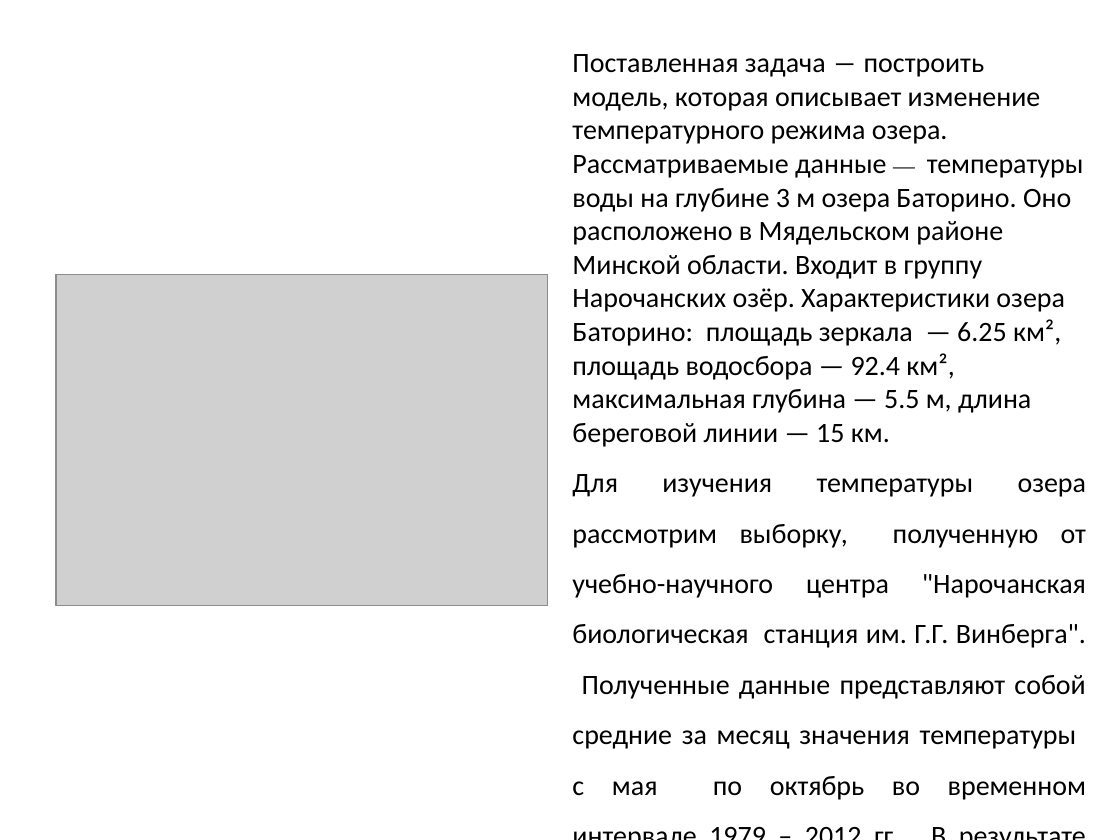
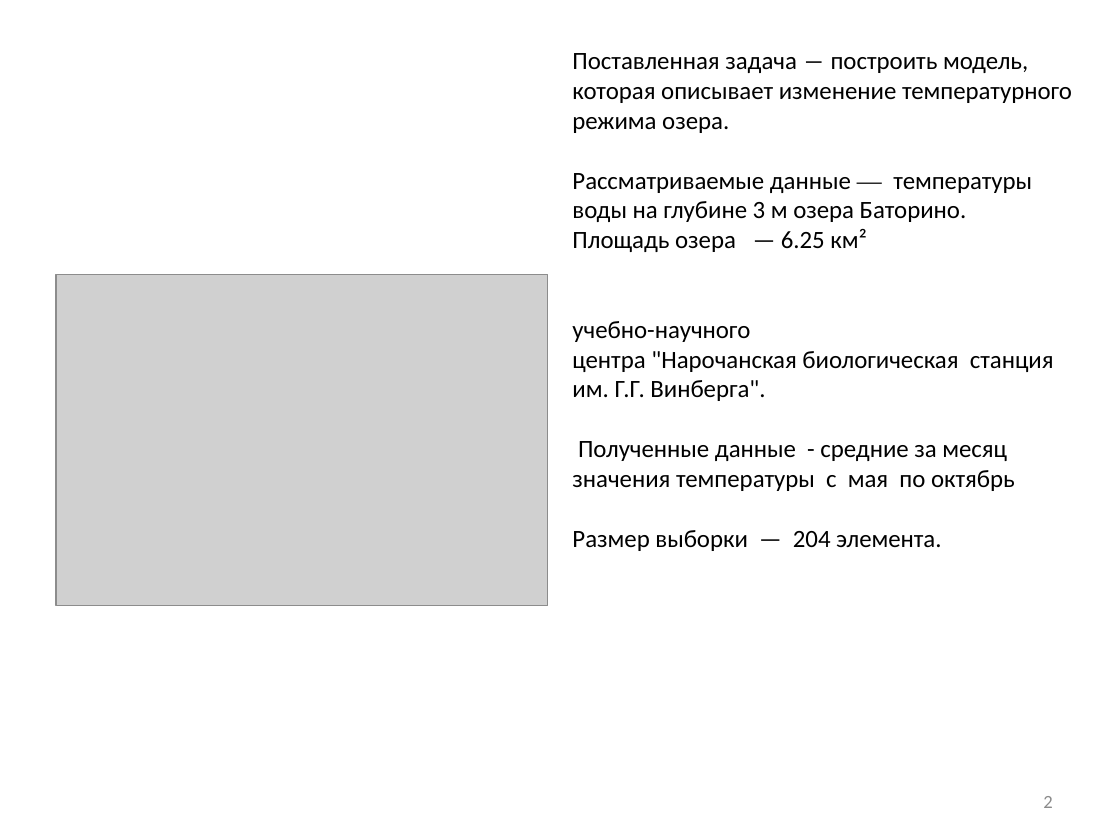
Before and after one commit to Ivan456/diplom, a slide deck: slide 2 of Ivan Vodich.pptx. Drawn at 1120x840 pixels with LibreOffice and Linux fonts; fonts in the diff are those of the drawing; grey boxes stand for pictures. Boxes give left, top, right and bottom in pixels: in the first picture for what was removed or moved away, otherwise in the second. Text is boxed around its words. In the diff, an @@ line names an element or a change of style, - is before the commit and + after.

```diff
--- a/Ivan Vodich.pptx
+++ b/Ivan Vodich.pptx
@@ text at [572, 53, 1072, 551]: text changed; size 18 to 16 pt @@
-Поставленная задача ― построить модель, которая описывает изменение температурного режима озера.
-Рассматриваемые данные ― температуры воды на глубине 3 м озера Баторино. Оно расположено в Мядельском районе Минской области. Входит в группу Нарочанских озёр. Характеристики озера Баторино: площадь зеркала — 6.25 км², площадь водосбора — 92.4 км², максимальная глубина — 5.5 м, длина береговой линии — 15 км.
-Для изучения температуры озера рассмотрим выборку, полученную от учебно-научного центра "Нарочанская биологическая станция им. Г.Г. Винберга". Полученные данные представляют собой средние за месяц значения температуры с мая по октябрь во временном интервале 1979 – 2012 гг.. В результате имеем выборку размером 204 элемента.
+Поставленная задача ― построить модель, которая описывает изменение температурного режима озера.
+Рассматриваемые данные ― температуры воды на глубине 3 м озера Баторино.
+Площадь озера — 6.25 км²
+учебно-научного
+центра "Нарочанская биологическая станция им. Г.Г. Винберга".
+Полученные данные - средние за месяц значения температуры с мая по октябрь
+Размер выборки — 204 элемента.
@@ page number added at [1043, 796, 1052, 808], 12 pt, text #8B8B8B @@
+2
```
Also in this commit, not shown: 6 other slides changed, 4 slides added, 1 slide removed, 1 other file.
